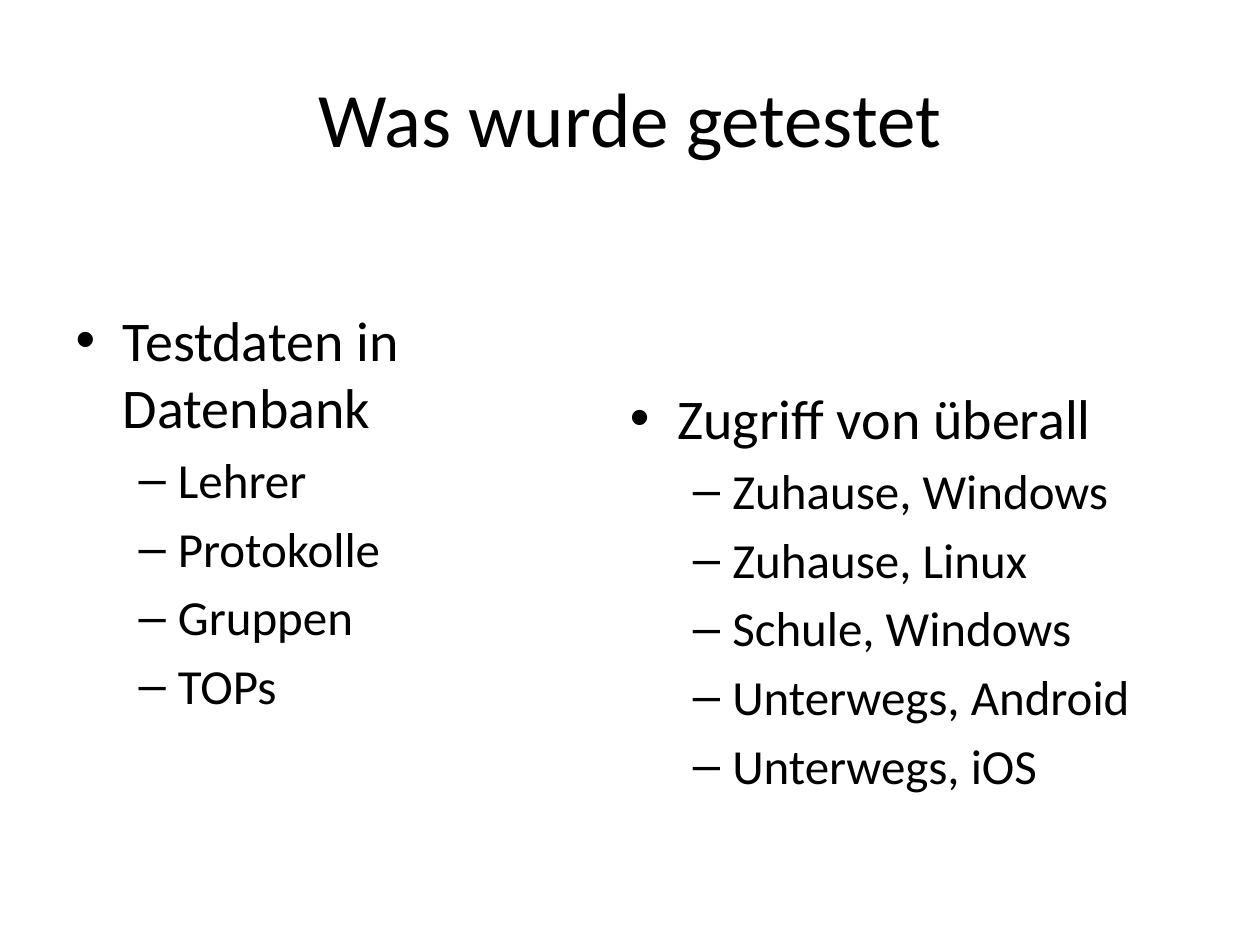
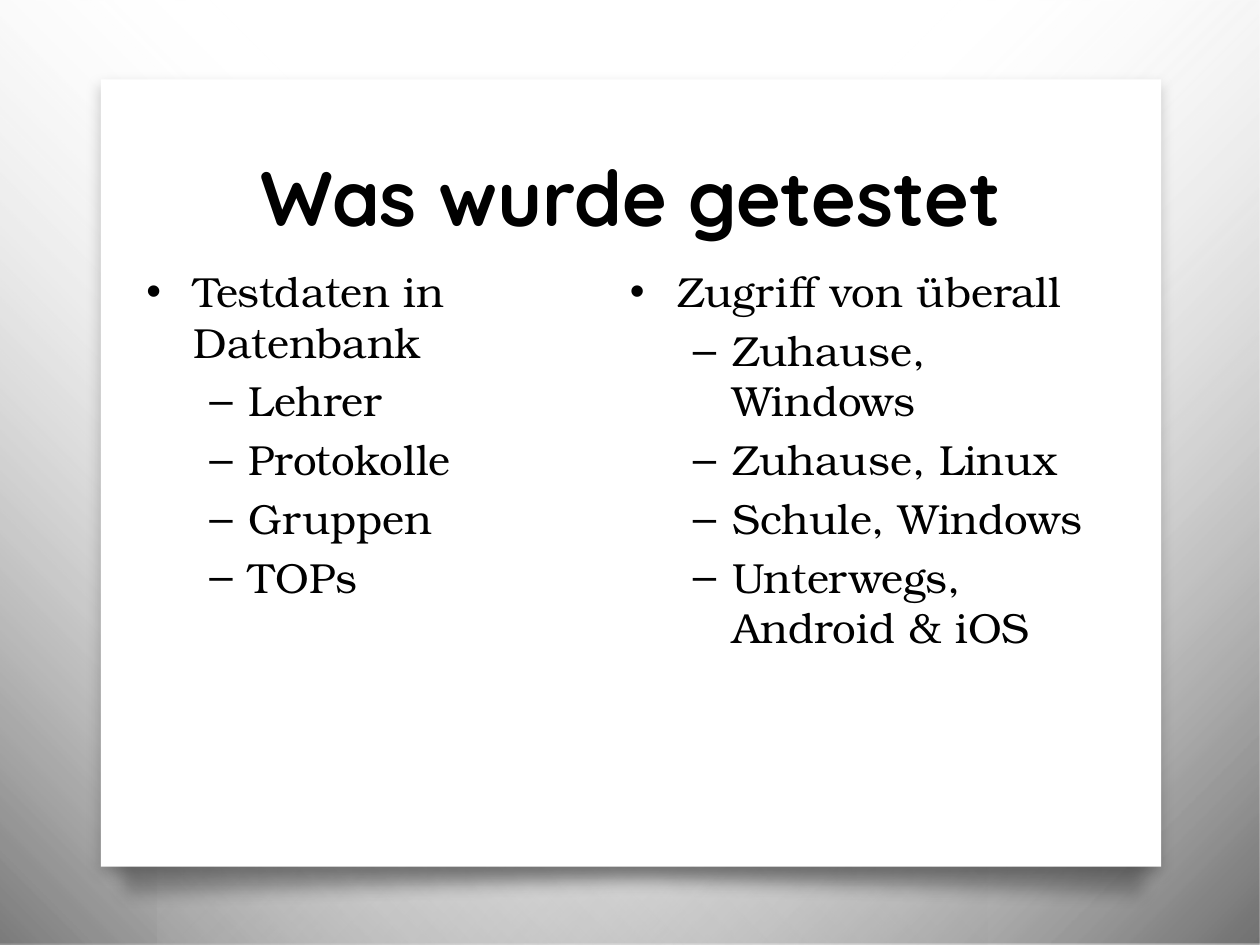
Before and after one commit to Dusty0071/OberstufenProjekt, a slide deck: slide 11 of Präsentation/Präsi_OK.pptx (slide 4 before the commit). Drawn at 1260x945 pixels with LibreOffice and Linux fonts; fonts in the diff are those of the drawing; background and template pictures are left out. Boxes give left, top, right and bottom in pixels: in the first picture for what was removed or moved away, otherwise in the second. Text is boxed around its words. In the diff, an @@ line names an element or a change of style, - is before the commit and + after.

Commit message:
Präsentation

```diff
--- a/Präsentation/Präsi_OK.pptx
+++ b/Präsentation/Präsi_OK.pptx
@@ rectangle added at (x1=0, y1=0, x2=987, y2=945), fill gradient #010101 to #FEFEFE @@
@@ rectangle added at (x1=158, y1=0, x2=1260, y2=945), fill gradient #010101 to #FEFEFE @@
@@ rectangle added at (x1=101, y1=79, x2=1162, y2=867), fill #FFFFFF @@
@@ title "Was wurde getestet" moved from (x1=318, y1=93, x2=941, y2=161) to (x1=260, y1=169, x2=1001, y2=242) @@
@@ title "Was wurde getestet" at (x1=260, y1=169, x2=1001, y2=242): font Calibri to Quicksand, bold on @@
@@ text "Testdaten in Datenbank" moved from (x1=123, y1=322, x2=1130, y2=793) to (x1=194, y1=276, x2=1082, y2=644) @@
@@ text at (x1=194, y1=276, x2=1082, y2=594): size 32 to 24 pt in "Testdaten in Datenbank", "Zugriff von überall"; font Calibri to TeX Gyre Bonum in "Testdaten in Datenbank", "Lehrer", "Protokolle", "Gruppen" and 5 more places; size 28 to 24 pt in "Lehrer", "Protokolle", "Gruppen", "TOPs" and 3 more places; less space between paragraphs @@
@@ text at (x1=732, y1=564, x2=1030, y2=644): text changed; size 28 to 24 pt; font Calibri to TeX Gyre Bonum @@
-  – Unterwegs, Android
-  – Unterwegs, iOS
+  – Unterwegs, Android & iOS
@@ freeform shape added at (x1=87, y1=837, x2=1178, y2=911), fill gradient #010101 @@
```
Also in this commit, not shown: 4 other slides changed, 7 slides added.
